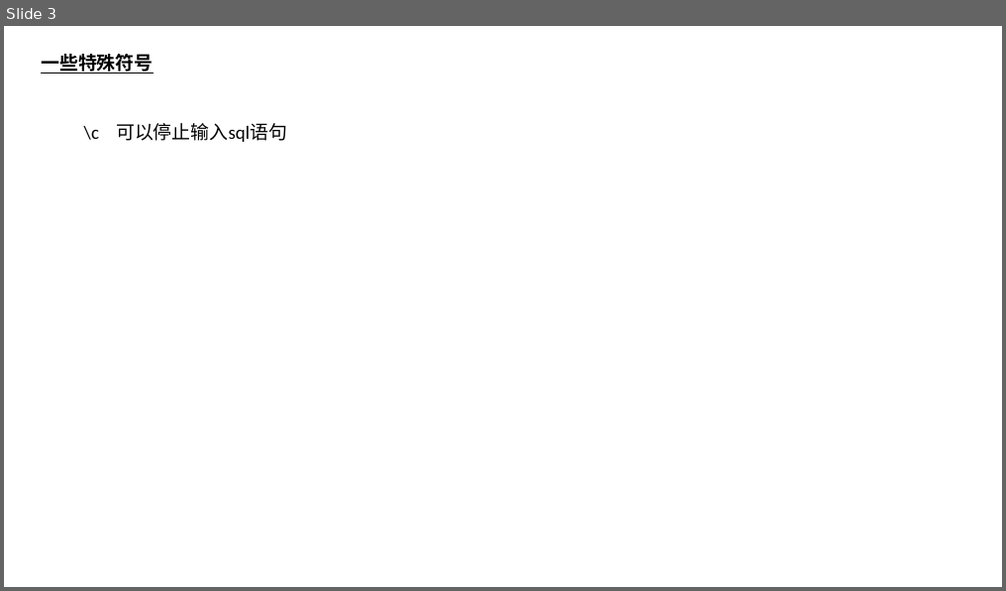
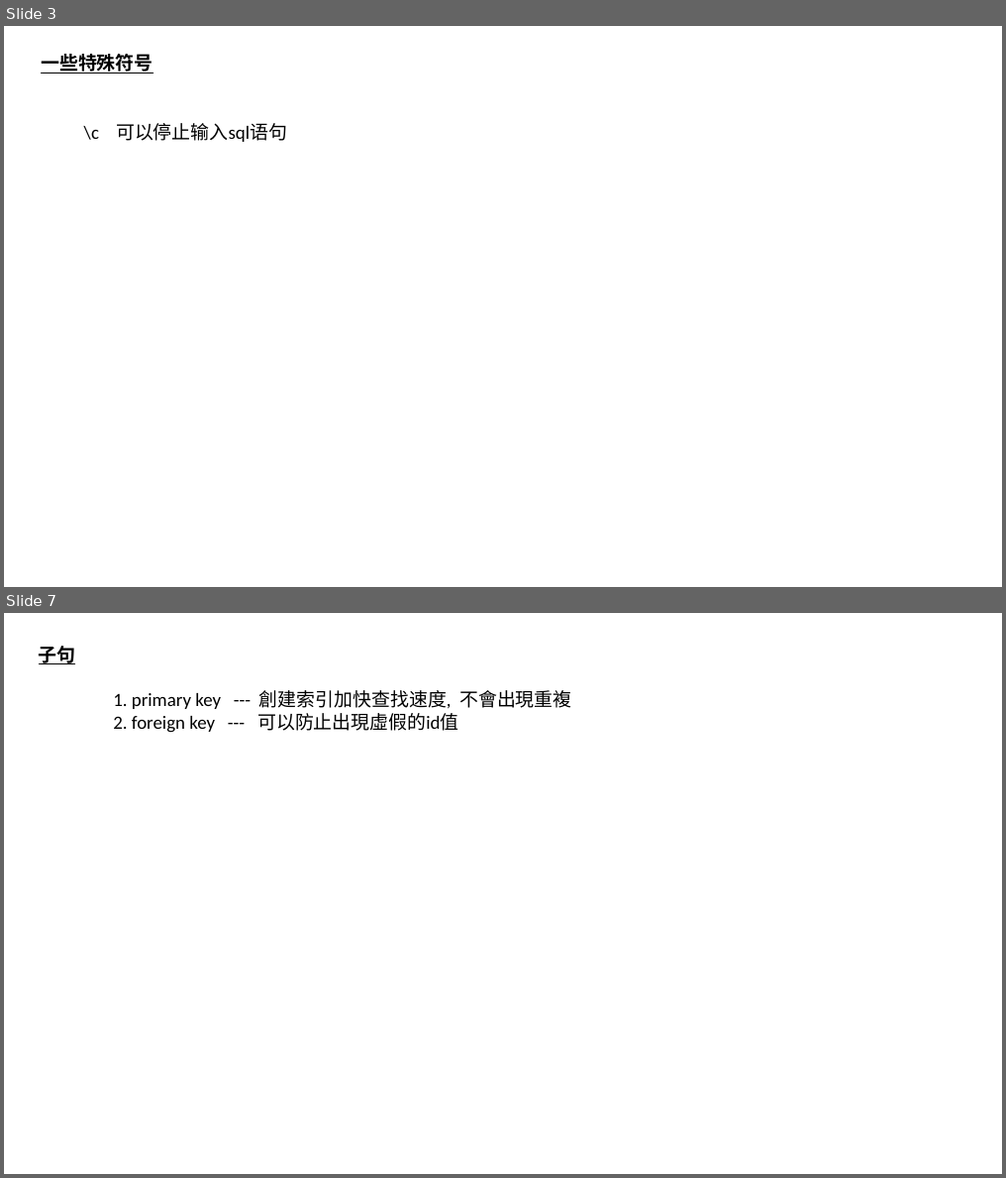
Before and after one commit to luchaojun/ChaojunStudy, a slide deck: DatabaseStudy/MySQL.pptx. Shown one above the other, each under a label of ours: slide 3 before the commit, slides 3 and 7 after it; the slides between them are not shown. The pictures are 1006x591 and 1006x1178 pixels, drawn with LibreOffice and Linux fonts; fonts in the diff are those of the drawing. Boxes give left, top, right and bottom in pixels: in the first picture for what was removed or moved away, otherwise in the second. Text is boxed around its words. In the diff, an @@ line names an element or a change of style, - is before the commit and + after.

```diff
--- a/DatabaseStudy/MySQL.pptx
+++ b/DatabaseStudy/MySQL.pptx
@@ slide 7 added at box(4, 613, 1002, 1174), background #FFFFFF @@
@@ text added at box(39, 646, 571, 733), 18 pt, text #000000 @@
+子句
+1. primary key --- 創建索引加快查找速度, 不會出現重複
+2. foreign key --- 可以防止出現虛假的id值
```
Also in this commit, not shown: 1 slide changed, 4 other slides added.
